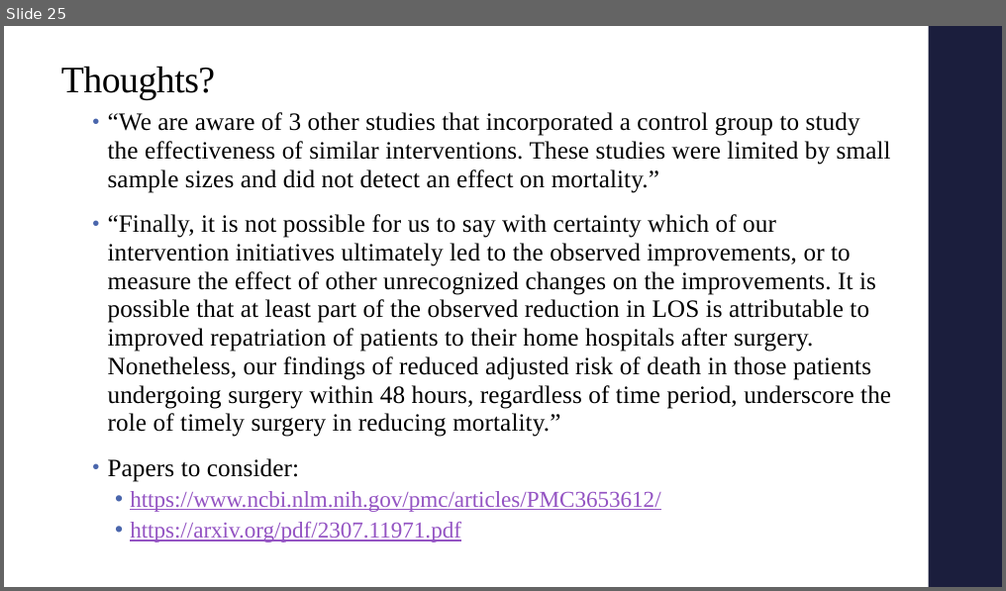
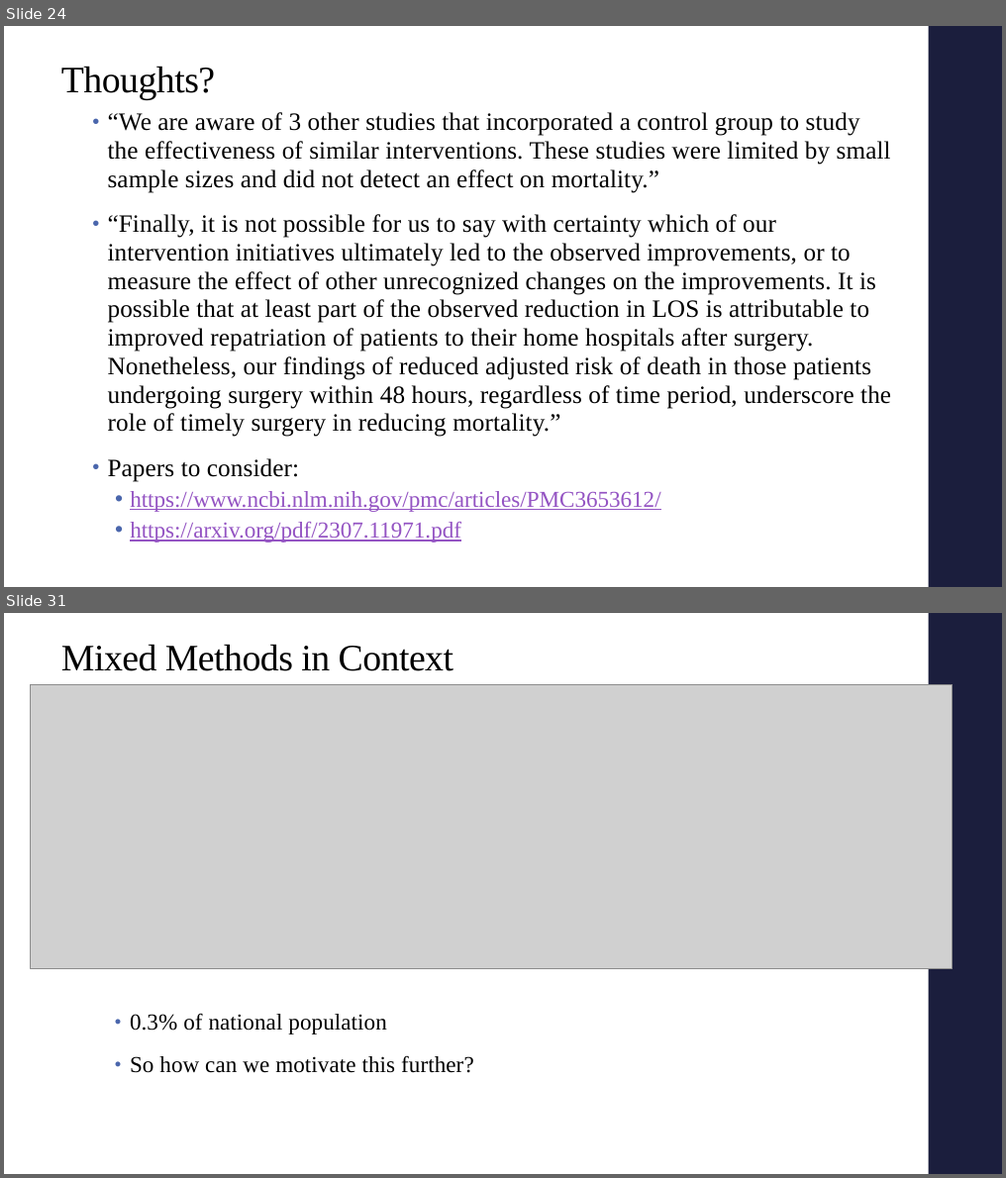
Before and after one commit to alex-hoagland/HAD5772, a slide deck: Lectures/Lecture10_SurvivalAnalysis_MixedMethods/Lecture10_SurvivalAnalysis_MixedMethods.pptx. Shown one above the other, each under a label of ours: slide 25 before the commit, slides 24 and 31 after it; the slides between them are not shown. The pictures are 1006x591 and 1006x1178 pixels, drawn with LibreOffice and Linux fonts; fonts in the diff are those of the drawing; grey boxes stand for pictures. Boxes give left, top, right and bottom in pixels: in the first picture for what was removed or moved away, otherwise in the second. Text is boxed around its words. In the diff, an @@ line names an element or a change of style, - is before the commit and + after.

```diff
--- a/Lectures/Lecture10_SurvivalAnalysis_MixedMethods/Lecture10_SurvivalAnalysis_MixedMethods.pptx
+++ b/Lectures/Lecture10_SurvivalAnalysis_MixedMethods/Lecture10_SurvivalAnalysis_MixedMethods.pptx
@@ slide 31 added at (4,613,1002,1174), background #FFFFFF; not listed: 1 template element that a slide beside it also shows @@
@@ title added at (61,644,453,671), 36 pt, text #000000 @@
+Mixed Methods in Context
@@ picture added at (30,684,951,968) @@
@@ text added at (130,1013,474,1073), 22 pt, text #000000 @@
+• 0.3% of national population
+• So how can we motivate this further?
@@ what was slide 25 is now slide 24 @@
```
Also in this commit, not shown: 1 slide changed, 24 other slides added, 1 slide removed.
